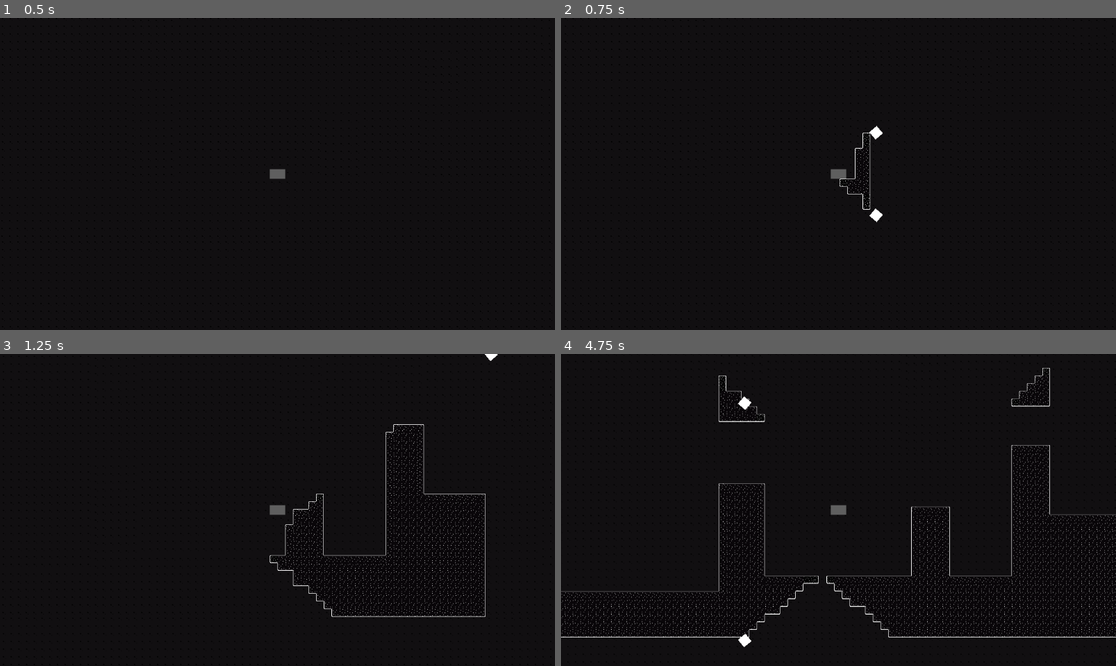
Above: before the commit, frames 1-4 (two rows, left to right).
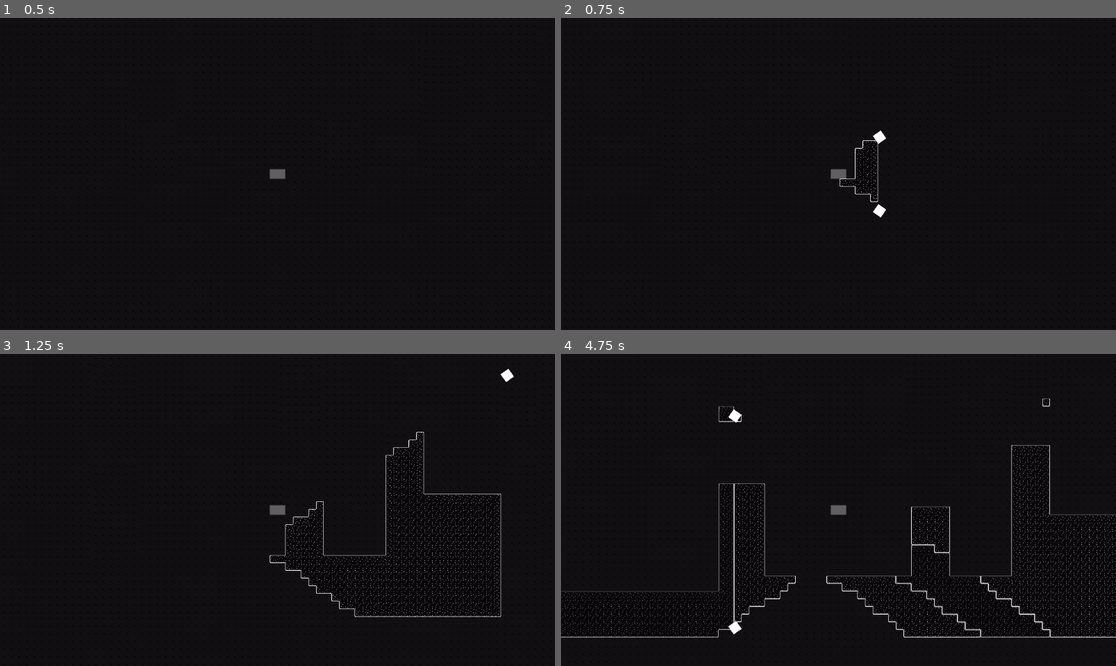
Above: after the commit, the same moments.

Repository: Jemoctopus/echobat
Game: Godot game, scene res://scenes/level.tscn
Same seed, same stepped clock (60 frames per second), same inputs: the game is played once before the commit and once after it. The project has no main scene, so this scene is started directly.
Inputs:
- Up to frame 1 (0.5 s): no input
- Up to frame 2 (0.75 s): tap Enter at 0.5 s; hold Right (ui_right) from 0.53 s (still down); tap Space (fire_soundwave) at 0.6 s
- Up to frame 3 (1.25 s): keep holding Right (ui_right); tap Up (ui_up) at 0.77 s
- Up to frame 4 (4.75 s): tap Space (fire_soundwave) every 0.75 s from 1.35 to 4.35 s; tap Up (ui_up) at 1.52, 3.02, 3.77, 4.52 s; release Right (ui_right) at 2.03 s; hold Left (ui_left) 2.03-2.78 s; hold Right (ui_right) 2.78-4.28 s; hold Left (ui_left) from 4.28 s (still down)

Frame 1 is identical in both runs. In frame 2, 0.4% of the frame differs, in the area x 51-59%, y 34-66%; in frame 3, 0.8%; in frame 4, 2.1%, in the area x 0-90%, y 4-94%.

Commit message:
The terrain fades out but is very laggy

Diff:
--- a/echobat/scripts/second_iteration_soundwave.gd
+++ b/echobat/scripts/second_iteration_soundwave.gd
@@ -4,9 +4,9 @@
 @export var marker: Node2D
 @export var expiration_timer: Timer
 
-var angle_list = [deg_to_rad(220), deg_to_rad(40)]
+var angle_list = [deg_to_rad(215), deg_to_rad(35)]
 var angle_facing = 30
-var expiration_time = 6
+var expiration_time = 2
 var direction_list = ["left", "right"]
 var direction_facing
 
@@ -14,28 +14,23 @@
 var top_soundwave: Node2D
 var bottom_soundwave: Node2D
 
-
 # Terrain Variables
 var terrain_test = {
-	"bright_test" : 0,
-	"fadeout1_test" : 1,
-	"fadeout2_test" : 2,
-	"fadeout3_test" : 3
-	}
+	"bright" : 0,
+	"fadeout1" : 1,
+	"fadeout2" : 2,
+	"fadeout3" : 3
+} ## Terrain gradient keys
+var terrain_ordering_test  = {
+	0 : "bright",
+	1 : "fadeout1",
+	2 : "fadeout2",
+	3 : "fadeout3"
+} ## Ordering of the terrain gradient
+var current_terrain_ordering = 0
 var terrain_set_test = 0
-var terrain_ordering_test  = {
-	0 : "bright_test",
-	1 : "bright_test",
-	2 : "bright_test",
-	3 : "bright_test",
-	4 : "bright_test",
-	5 : "fadeout1_test",
-	6 : "fadeout2_test",
-	7 : "fadeout3_test"
-}## Ordering of the terrain gradient
-var current_terrain_ordering = 0
 var source_id = 0
-var visible_tile_atlas_id: Vector2i = Vector2i(0, 1)
+var invisible_tile_atlas_id: Vector2i = Vector2i(0, 0)
 
 var go_for: int ## The amount of time the soundwave goes for
 var touching_tiles = false
@@ -46,6 +41,8 @@
 var current_positions = []
 var previous_positions
 var cells_between = []
+var used_cells = []
+var terrain
 
 # Called when the node enters the scene tree for the first time.
 func _ready() -> void:
@@ -76,20 +73,36 @@
 		top_position =  tilemap.local_to_map(top_soundwave.global_position)
 		bottom_position = tilemap.local_to_map(bottom_soundwave.global_position)
 		current_positions = [top_position, bottom_position]
-		print(current_positions)
 
 		# Get the cells between the two posistions and then check if the tiles exist.
 		if current_positions != previous_positions:
 			var cell_range = top_position.y - bottom_position.y
-			var used_cells = []
 			for cells_between in range(cell_range):
 				var cell = Vector2i(bottom_position.x, bottom_position.y + cells_between)
 				if not tilemap.get_cell_atlas_coords(cell) == Vector2i(-1, -1):
 					used_cells.append(cell)
-			var terrain = terrain_ordering_test[current_terrain_ordering]
+			terrain = terrain_ordering_test[current_terrain_ordering]
 			tilemap.set_cells_terrain_connect(used_cells, terrain_set_test, terrain_test[terrain], true)
 		previous_positions = current_positions
 
 
 func _on_expiration_timer_timeout() -> void:
-	queue_free()
+	var fadeout1 = []
+	var fadeout2 = []
+	var fadeout3 = []
+	var terrain_data
+	for cells in used_cells:
+		terrain_data = tilemap.get_cell_tile_data(cells)
+		terrain_data = terrain_data.terrain
+		if terrain_data == 0:
+			fadeout1.append(cells)
+		elif terrain_data == 1:
+			fadeout2.append(cells)
+		elif terrain_data == 2:
+			fadeout3.append(cells)
+		elif terrain_data == 3:
+			tilemap.set_cell(cells, source_id, invisible_tile_atlas_id)
+			queue_free()
+	tilemap.set_cells_terrain_connect(fadeout1, terrain_set_test, terrain_test["fadeout1"], true)
+	tilemap.set_cells_terrain_connect(fadeout2, terrain_set_test, terrain_test["fadeout2"], true)
+	tilemap.set_cells_terrain_connect(fadeout3, terrain_set_test, terrain_test["fadeout3"], true)
